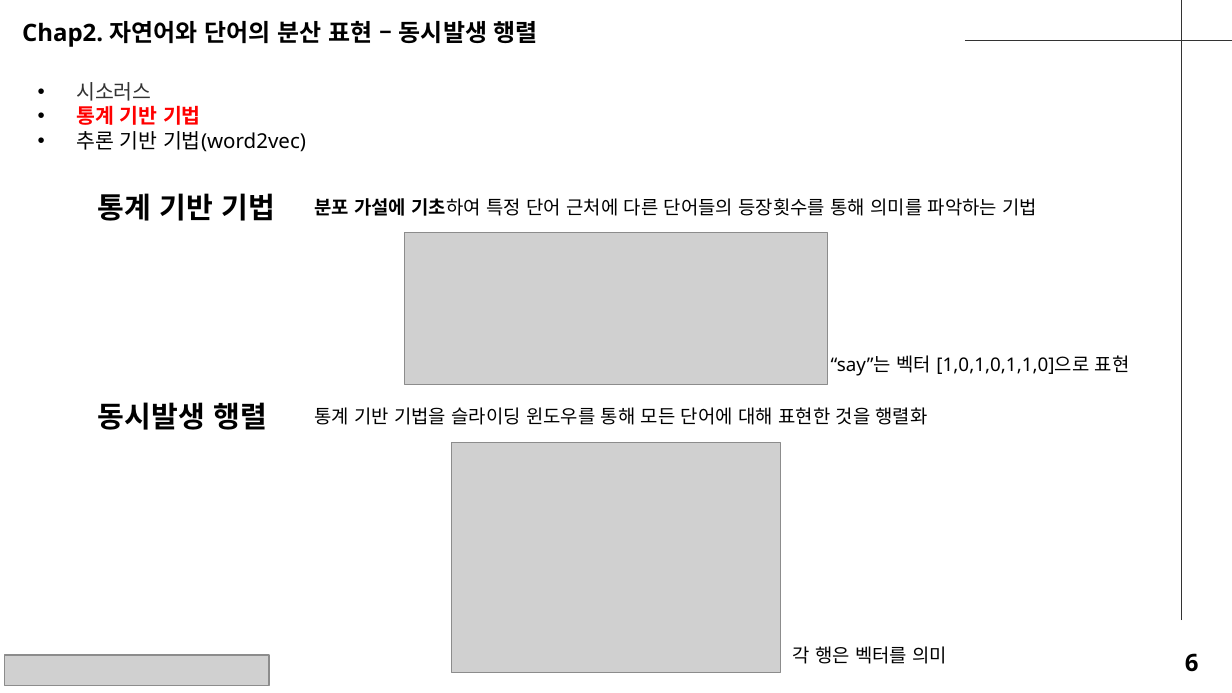
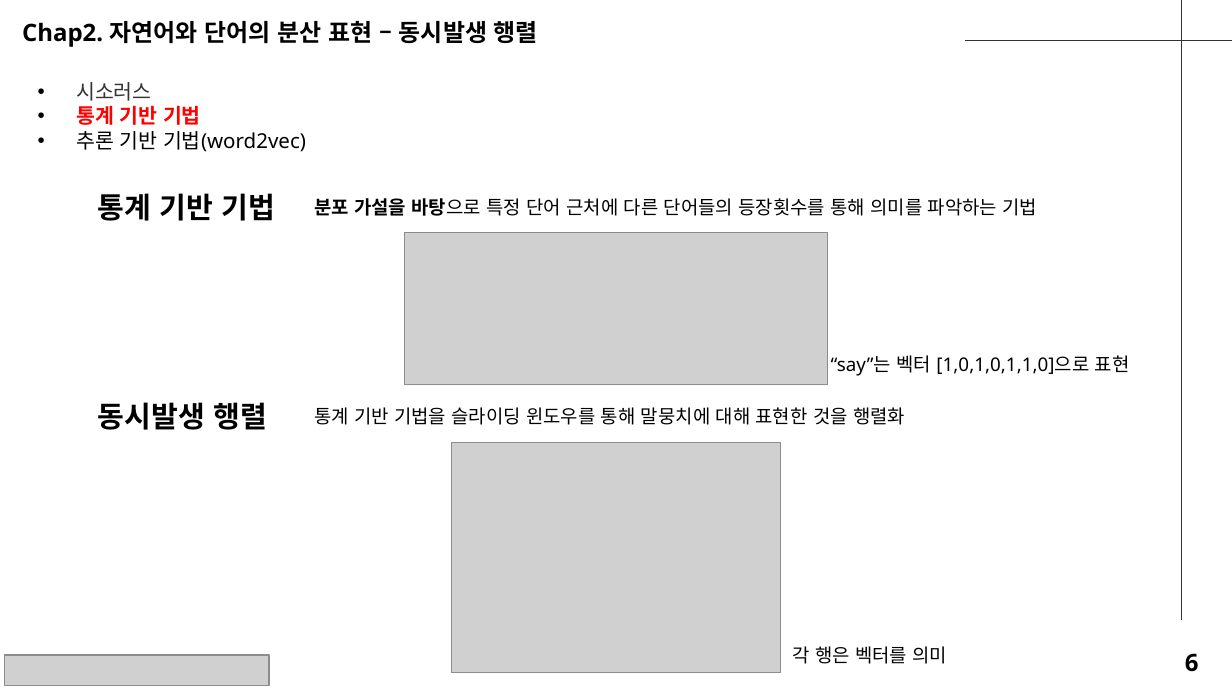
Before and after one commit to seungdeng/Deep-Learning-from-Scratch, a slide deck: slide 6 of study/발표자료/20250220_밑딥2_이승건_chap2345발표자료_NotoSans.pptx. Drawn at 1232x693 pixels with LibreOffice and Linux fonts; fonts in the diff are those of the drawing; grey boxes stand for pictures. Boxes give left, top, right and bottom in pixels: in the first picture for what was removed or moved away, otherwise in the second. Text is boxed around its words. In the diff, an @@ line names an element or a change of style, - is before the commit and + after.

```diff
--- a/study/발표자료/20250220_밑딥2_이승건_chap2345발표자료_NotoSans.pptx
+++ b/study/발표자료/20250220_밑딥2_이승건_chap2345발표자료_NotoSans.pptx
@@ text at (314,198,1038,216): text changed @@
-분포 가설에 기초하여 특정 단어 근처에 다른 단어들의 등장횟수를 통해 의미를 파악하는 기법
+분포 가설을 바탕으로 특정 단어 근처에 다른 단어들의 등장횟수를 통해 의미를 파악하는 기법
@@ text at (314,407,905,425): text changed @@
-통계 기반 기법을 슬라이딩 윈도우를 통해 모든 단어에 대해 표현한 것을 행렬화
+통계 기반 기법을 슬라이딩 윈도우를 통해 말뭉치에 대해 표현한 것을 행렬화
```
Also in this commit, not shown: 7 other slides changed.
